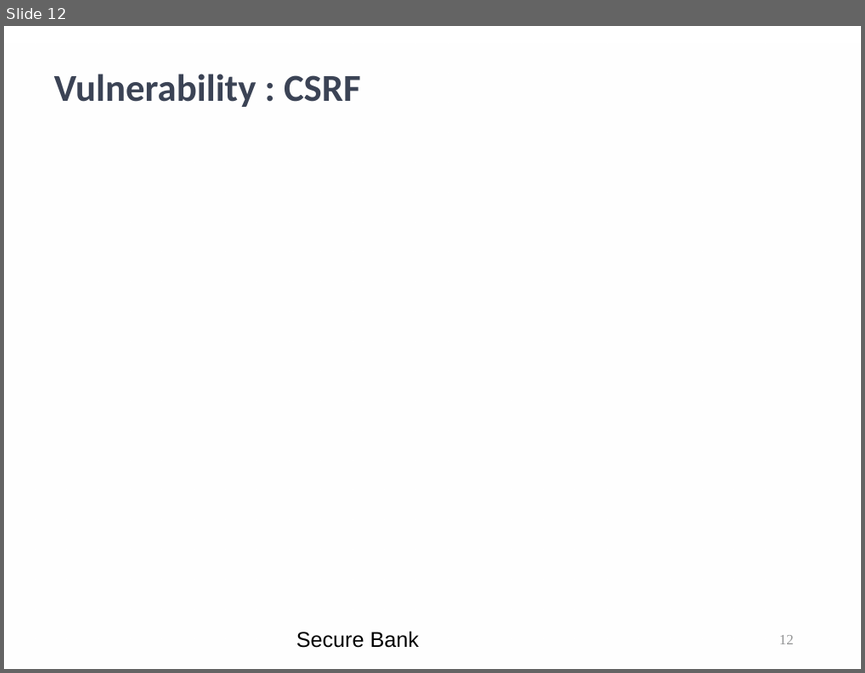
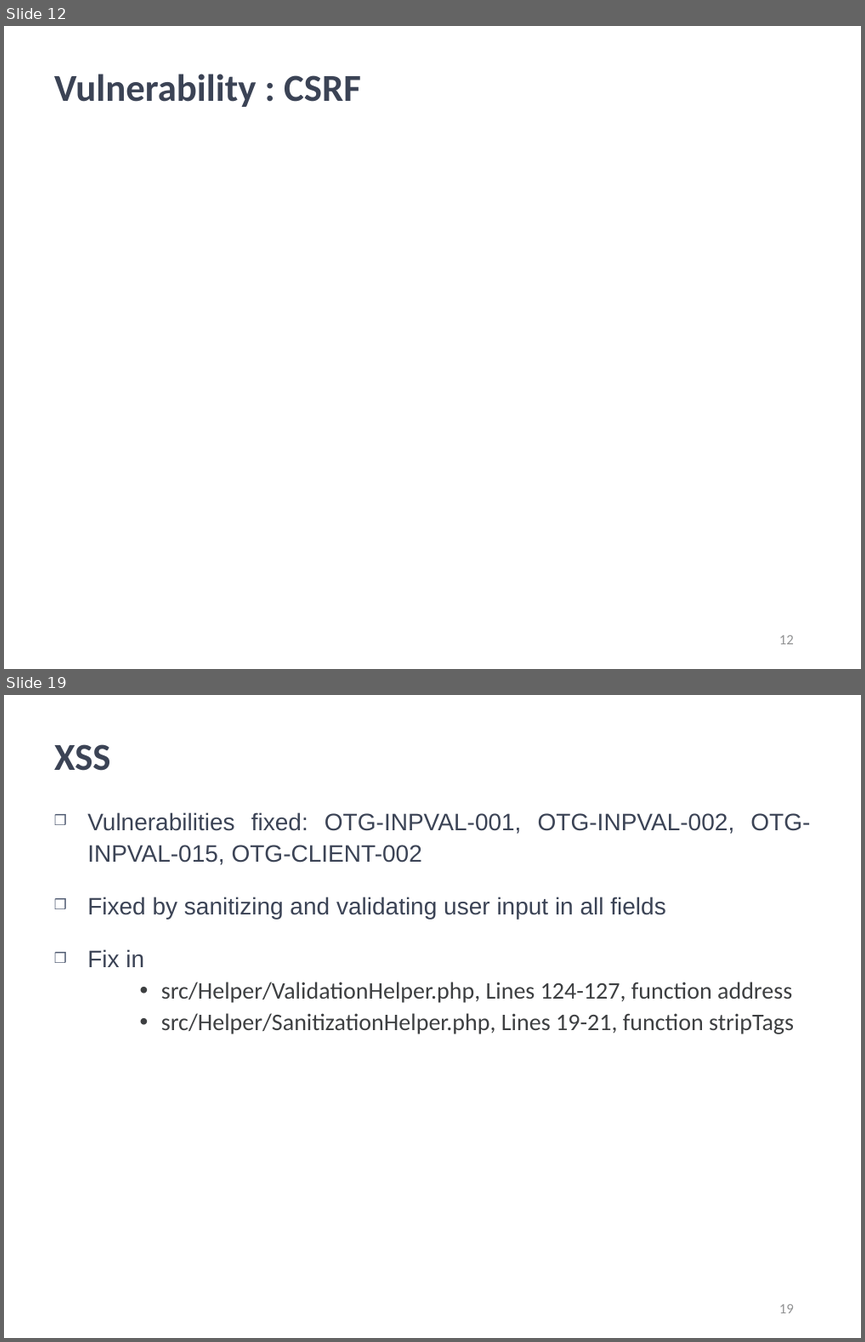
Before and after one commit to kwuerl/secure-coding-team-8, a slide deck: presentations/Phase3.ppt. Shown one above the other, each under a label of ours: slide 12 before the commit, slides 12 and 19 after it; the slides between them are not shown. The pictures are 865x673 and 865x1342 pixels, drawn with LibreOffice and Linux fonts; fonts in the diff are those of the drawing; background and template pictures are left out. Boxes give left, top, right and bottom in pixels: in the first picture for what was removed or moved away, otherwise in the second. Text is boxed around its words. In the diff, an @@ line names an element or a change of style, - is before the commit and + after.

```diff
--- a/presentations/Phase3.ppt
+++ b/presentations/Phase3.ppt
@@ slide 19 added at (4, 695, 861, 1338), background picture (left out) @@
@@ title added at (54, 744, 111, 771), 32 pt, text #3B4355, bold @@
+XSS
@@ text added at (87, 812, 810, 1034), 20 pt, text #3B4355 @@
+❒ Vulnerabilities fixed: OTG-INPVAL-001, OTG-INPVAL-002, OTG-INPVAL-015, OTG-CLIENT-002
+❒ Fixed by sanitizing and validating user input in all fields
+❒ Fix in
+    • src/Helper/ValidationHelper.php, Lines 124-127, function address
+    • src/Helper/SanitizationHelper.php, Lines 19-21, function stripTags
@@ page number added at (779, 1304, 794, 1313), 12 pt, text #919293 @@
+19
@@ slide 12 changed as well @@
@@ rectangle removed at (4, 43, 861, 669) @@
@@ text removed at (296, 630, 419, 647) @@
-Secure Bank
@@ page number at (779, 635, 794, 644): font Times New Roman to Calibri @@
```
Also in this commit, not shown: 34 other slides changed, 12 other slides added, 1 slide removed.
